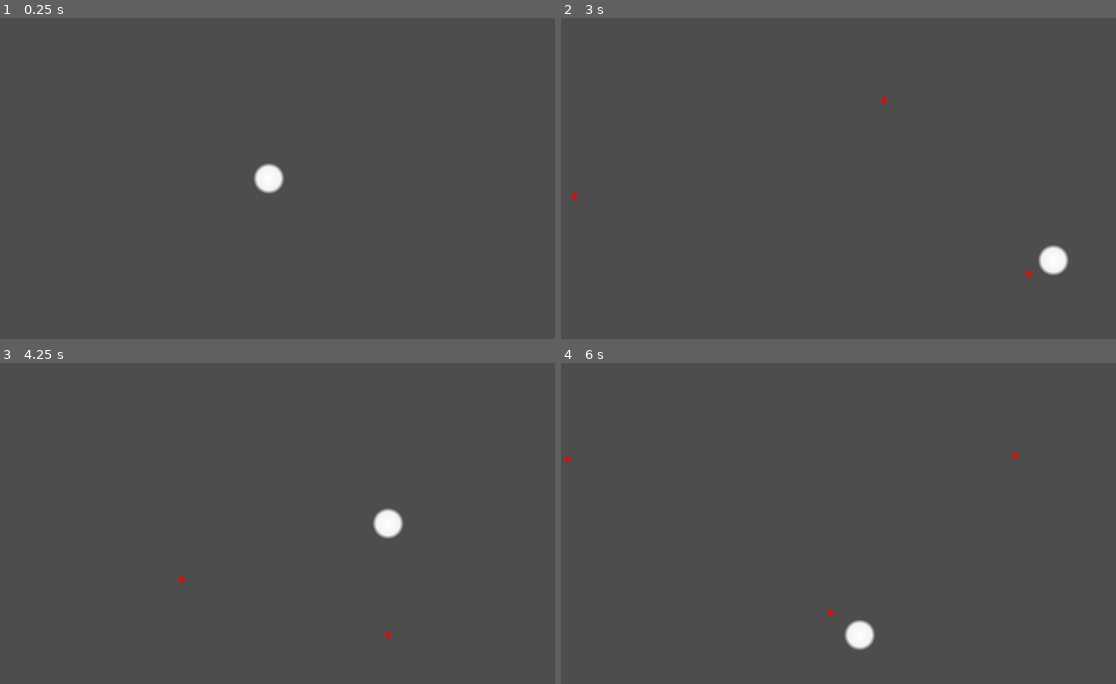
Above: before the commit, frames 1-4 (two rows, left to right).
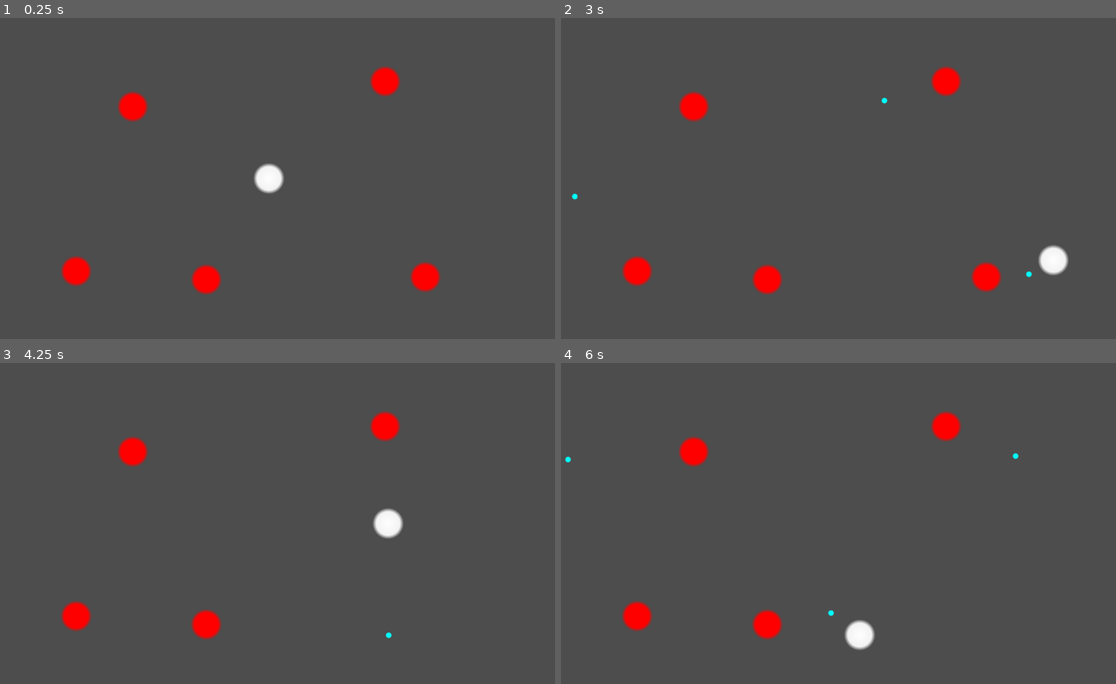
Above: after the commit, the same moments.

Repository: Isaac-SOL/ScaleShmup
Game: Godot game, scene res://scenes/main.tscn
Two runs of this game, one before a commit and one after it. Both use one fixed random seed, a clock stepped at 60 frames per second and the inputs below.
Inputs (mouse positions are in pixels of both pictures, inside the frame that each line leads up to):
- Up to frame 1 (0.25 s): no input
- Up to frame 2 (3 s): tap Enter at 0.5 s; move the mouse to (955, 162) at 0.52 s; hold D (right) 0.53-1.28 s; click (955, 162) at 0.6 s; move the mouse to (716, 194) at 1.27 s; hold S (down) 1.28-2.03 s; click (716, 194) at 1.35 s; move the mouse to (888, 107) at 2.02 s; hold D (right) 2.03-2.78 s; click (888, 107) at 2.1 s; move the mouse to (799, 242) at 2.77 s; hold W (up) from 2.78 s (still down); click (799, 242) at 2.85 s
- Up to frame 3 (4.25 s): move the mouse to (438, 571) at 3.52 s; release W (up) at 3.53 s; hold A (left) from 3.53 s (still down); click (438, 571) at 3.6 s
- Up to frame 4 (6 s): move the mouse to (660, 475) at 4.27 s; click (660, 475) at 4.35 s; move the mouse to (860, 523) at 5.02 s; release A (left) at 5.03 s; hold S (down) 5.03-5.78 s; click (860, 523) at 5.1 s; move the mouse to (744, 443) at 5.77 s; hold D (right) from 5.78 s (still down); click (744, 443) at 5.85 s

The runs differ from the first frame. In frame 1, 2.0% of the frame differs, in the area x 10-80%, y 15-87%; in frame 2, 2.1%, in the area x 1-85%, y 15-87%; in frame 3, 1.6%; in frame 4, 1.7%.

Commit message:
Added enemies

Diff:
--- /dev/null
+++ b/objects/enemy.tscn
@@ -0,0 +1,27 @@
+[gd_scene load_steps=5 format=3 uid="uid://c7icemvf5wo7v"]
+
+[ext_resource type="Script" path="res://scripts/enemy.gd" id="1_uyjop"]
+
+[sub_resource type="Gradient" id="Gradient_05hey"]
+offsets = PackedFloat32Array(0, 0.75974, 1)
+colors = PackedColorArray(1, 0, 0, 1, 1, 0, 0, 1, 1, 0, 0, 0)
+
+[sub_resource type="GradientTexture2D" id="GradientTexture2D_8b3lq"]
+gradient = SubResource("Gradient_05hey")
+fill = 1
+fill_from = Vector2(0.5, 0.5)
+fill_to = Vector2(0.5, 0)
+
+[sub_resource type="CircleShape2D" id="CircleShape2D_411mh"]
+radius = 26.0768
+
+[node name="Enemy" type="Area2D"]
+collision_layer = 4
+collision_mask = 3
+script = ExtResource("1_uyjop")
+
+[node name="Sprite2D" type="Sprite2D" parent="."]
+texture = SubResource("GradientTexture2D_8b3lq")
+
+[node name="CollisionShape2D" type="CollisionShape2D" parent="."]
+shape = SubResource("CircleShape2D_411mh")
--- a/objects/player_projectile.tscn
+++ b/objects/player_projectile.tscn
@@ -1,8 +1,10 @@
-[gd_scene load_steps=4 format=3 uid="uid://canbcskskh8f2"]
+[gd_scene load_steps=5 format=3 uid="uid://canbcskskh8f2"]
+
+[ext_resource type="Script" path="res://scripts/projectile.gd" id="1_iqsl2"]
 
 [sub_resource type="Gradient" id="Gradient_sb0fv"]
 offsets = PackedFloat32Array(0, 0.75974, 1)
-colors = PackedColorArray(1, 0, 0, 1, 0.952941, 0, 0, 1, 1, 0, 0, 0)
+colors = PackedColorArray(0, 1, 1, 1, 0, 1, 1, 1, 0, 1, 1, 0)
 
 [sub_resource type="GradientTexture2D" id="GradientTexture2D_oitgg"]
 gradient = SubResource("Gradient_sb0fv")
@@ -17,6 +19,8 @@
 collision_layer = 2
 collision_mask = 12
 gravity_scale = 0.0
+script = ExtResource("1_iqsl2")
+player = true
 
 [node name="Sprite2D" type="Sprite2D" parent="."]
 scale = Vector2(0.2, 0.2)
--- a/scenes/main.tscn
+++ b/scenes/main.tscn
@@ -1,9 +1,25 @@
-[gd_scene load_steps=2 format=3 uid="uid://bnvbcqc3v1wm7"]
+[gd_scene load_steps=3 format=3 uid="uid://bnvbcqc3v1wm7"]
 
 [ext_resource type="PackedScene" uid="uid://c71bepd0cdivk" path="res://objects/player.tscn" id="1_3qqml"]
+[ext_resource type="PackedScene" uid="uid://c7icemvf5wo7v" path="res://objects/enemy.tscn" id="2_jojpw"]
 
 [node name="Main" type="Node2D"]
 
 [node name="Player" parent="." instance=ExtResource("1_3qqml")]
 
 [node name="Camera2D" type="Camera2D" parent="."]
+
+[node name="Enemy" parent="." instance=ExtResource("2_jojpw")]
+position = Vector2(-274, -145)
+
+[node name="Enemy2" parent="." instance=ExtResource("2_jojpw")]
+position = Vector2(-388, 187)
+
+[node name="Enemy3" parent="." instance=ExtResource("2_jojpw")]
+position = Vector2(-126, 204)
+
+[node name="Enemy4" parent="." instance=ExtResource("2_jojpw")]
+position = Vector2(315, 199)
+
+[node name="Enemy5" parent="." instance=ExtResource("2_jojpw")]
+position = Vector2(234, -196)
--- /dev/null
+++ b/scripts/enemy.gd
@@ -0,0 +1,12 @@
+class_name Enemy extends Area2D
+
+func _ready():
+	connect("body_entered", _on_enemy_body_entered)
+
+func _on_enemy_body_entered(body: Node2D):
+	if body is Projectile and body.player:
+		body.destroy()
+		destroy()
+
+func destroy():
+	queue_free()
--- /dev/null
+++ b/scripts/projectile.gd
@@ -0,0 +1,6 @@
+class_name Projectile extends RigidBody2D
+
+@export var player: bool = false
+
+func destroy():
+	queue_free()
Not shown: 1 places in objects/player.tscn that only renumber resources
